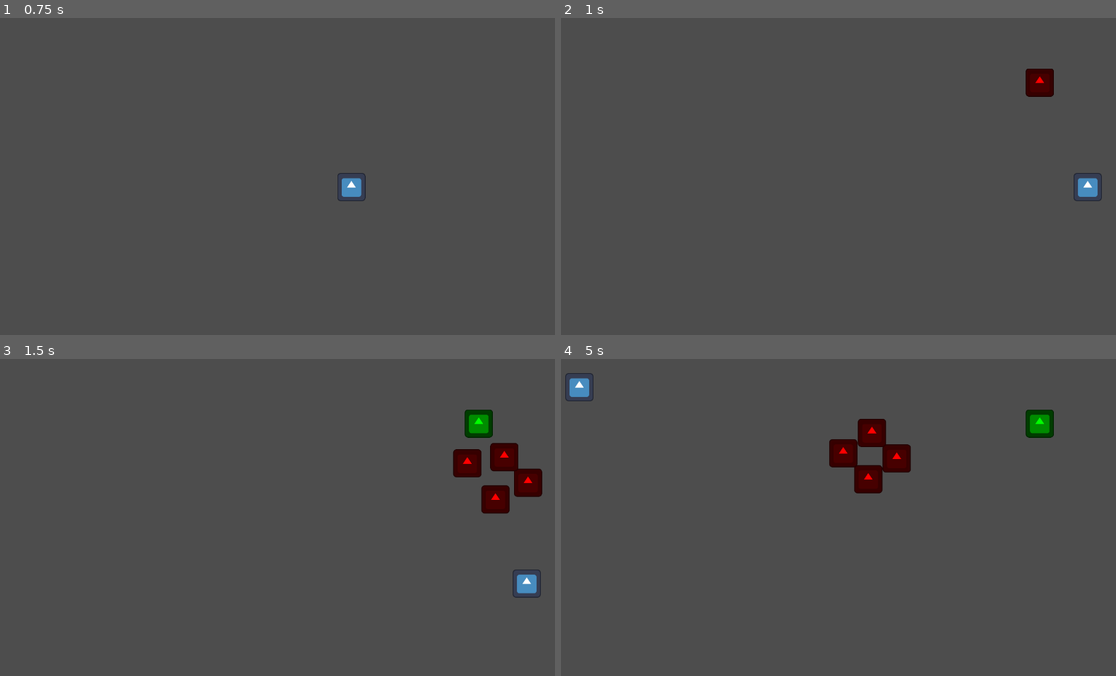
Above: before the commit, frames 1-4 (two rows, left to right).
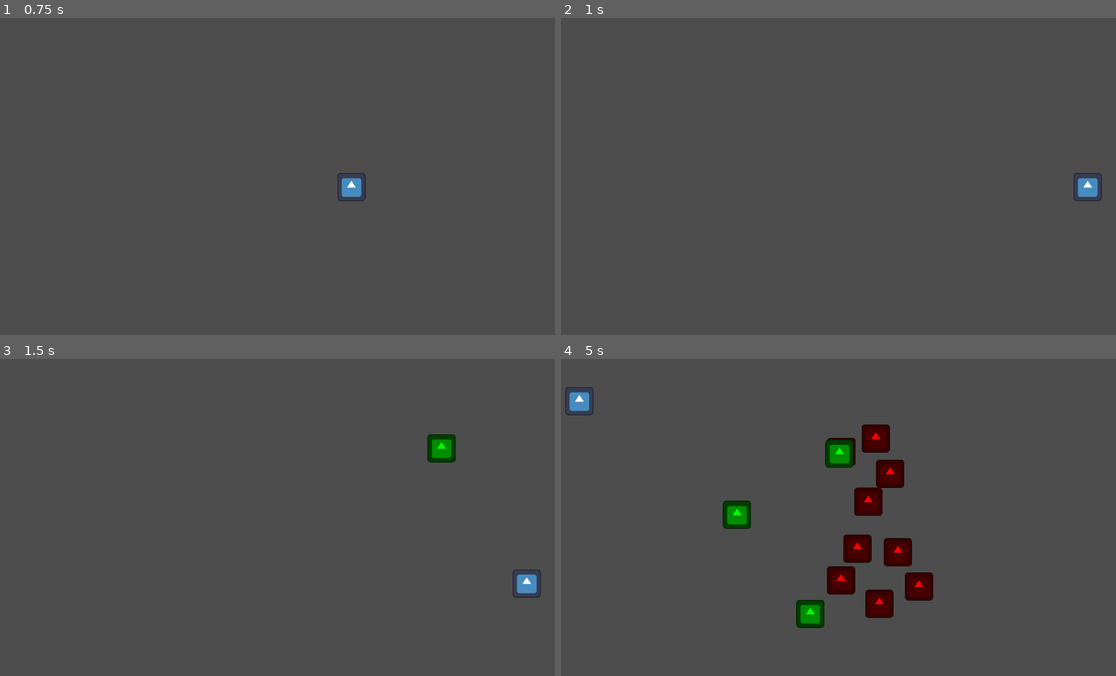
Above: after the commit, the same moments.

Repository: 0ctodice/GMTK-2026
Game: Godot game, scene res://Scene/world.tscn
Two runs of this game, one before a commit and one after it. Both use one fixed random seed, a clock stepped at 60 frames per second and the inputs below. The engine's default icon, where the game draws it, is replaced by a stand-in: a white triangle on a blue panel in a dark square.
Inputs:
- Up to frame 1 (0.75 s): tap Enter at 0.5 s; hold D (move_right) from 0.53 s (still down); tap Space (dash) at 0.6 s
- Up to frame 2 (1 s): keep holding D (move_right)
- Up to frame 3 (1.5 s): release D (move_right) at 1.28 s; hold S (move_down) from 1.28 s (still down); tap Space (dash) at 1.35 s
- Up to frame 4 (5 s): release S (move_down) at 2.03 s; hold D (move_right) 2.03-2.78 s; tap Space (dash) every 0.75 s from 2.1 to 4.35 s; hold W (move_up) 2.78-3.53 s; hold A (move_left) from 3.53 s (still down)

Frame 1 is identical in both runs. In frame 2, 0.4% of the frame differs, in the area x 79-89%, y 16-29%; in frame 3, 2.7%; in frame 4, 6.0%, in the area x 0-89%, y 4-85%.

Commit message:
working on the player death

Diff:
--- a/Scene/base_enemy.tscn
+++ b/Scene/base_enemy.tscn
@@ -23,4 +23,3 @@
 path_desired_distance = 16.0
 target_desired_distance = 16.0
 avoidance_enabled = true
-neighbor_distance = 20.0
--- a/Scene/game_manager.tscn
+++ b/Scene/level_manager.tscn
@@ -1,9 +1,9 @@
 [gd_scene format=3 uid="uid://copfvkcl5x44x"]
 
-[ext_resource type="Script" uid="uid://calldw2uy72js" path="res://Script/game_manager.gd" id="1_5n28g"]
+[ext_resource type="Script" uid="uid://calldw2uy72js" path="res://Script/level_manager.gd" id="1_5n28g"]
 [ext_resource type="PackedScene" uid="uid://q0ny5culue5d" path="res://Scene/spawn.tscn" id="2_ostif"]
 
-[node name="GameManager" type="Node2D" unique_id=1444721510]
+[node name="Levelanager" type="Node2D" unique_id=1444721510]
 script = ExtResource("1_5n28g")
 spawn_scene = ExtResource("2_ostif")
 
--- a/Scene/player.tscn
+++ b/Scene/player.tscn
@@ -2,6 +2,10 @@
 
 [ext_resource type="Texture2D" uid="uid://c62cs0p6r37b0" path="res://icon.svg" id="1_kelma"]
 [ext_resource type="Script" uid="uid://83mdlhkjhvm" path="res://Script/player_movement.gd" id="1_y8w33"]
+
+[sub_resource type="Curve" id="Curve_y8w33"]
+_data = [Vector2(0, 1), 0.0, 0.0, 0, 0, Vector2(1, 0), 0.0, 0.0, 0, 0]
+point_count = 2
 
 [sub_resource type="RectangleShape2D" id="RectangleShape2D_y8w33"]
 size = Vector2(16, 16)
@@ -14,6 +18,14 @@
 script = ExtResource("1_y8w33")
 SPEED = 250.0
 ACCELERATION = 10.0
+
+[node name="CPUParticles2D" type="CPUParticles2D" parent="." unique_id=1034996308]
+amount = 1
+lifetime = 0.25
+gravity = Vector2(0, 0)
+scale_amount_min = 5.0
+scale_amount_max = 5.0
+scale_amount_curve = SubResource("Curve_y8w33")
 
 [node name="Sprite2D" type="Sprite2D" parent="." unique_id=1241029480]
 scale = Vector2(0.12499999, 0.12499999)
@@ -34,7 +46,5 @@
 [node name="CollisionShape2D" type="CollisionShape2D" parent="HurtBox" unique_id=1562252644]
 shape = SubResource("RectangleShape2D_eae6q")
 
-[node name="Timer" type="Timer" parent="HurtBox" unique_id=1286606278]
-wait_time = 0.5
-
 [connection signal="body_entered" from="HurtBox" to="." method="_on_hurt_box_body_entered"]
+[connection signal="body_entered" from="HurtBox" to="HurtBox" method="_on_body_entered"]
--- a/Scene/world.tscn
+++ b/Scene/world.tscn
@@ -1,12 +1,12 @@
 [gd_scene format=3 uid="uid://ci3smpy3bgtyl"]
 
-[ext_resource type="PackedScene" uid="uid://copfvkcl5x44x" path="res://Scene/game_manager.tscn" id="1_dlwip"]
+[ext_resource type="PackedScene" uid="uid://copfvkcl5x44x" path="res://Scene/level_manager.tscn" id="1_dlwip"]
 [ext_resource type="PackedScene" uid="uid://dgil5o3d8ni15" path="res://Scene/player.tscn" id="1_emx41"]
 
 [sub_resource type="NavigationPolygon" id="NavigationPolygon_emx41"]
-vertices = PackedVector2Array(310, 174, 10, 174, 10, 10, 310, 10)
+vertices = PackedVector2Array(294, 158, 26, 158, 26, 26, 294, 26)
 polygons = Array[PackedInt32Array]([PackedInt32Array(0, 1, 2, 3)])
-outlines = Array[PackedVector2Array]([PackedVector2Array(0, 0, 320, 0, 320, 184, 0, 184)])
+outlines = Array[PackedVector2Array]([PackedVector2Array(16, 16, 304, 16, 304, 168, 16, 168)])
 
 [node name="World" type="Node2D" unique_id=631941428]
 
@@ -22,3 +22,6 @@
 
 [node name="Player" parent="." unique_id=370329021 instance=ExtResource("1_emx41")]
 position = Vector2(144, 96)
+
+[node name="Camera2D" type="Camera2D" parent="." unique_id=1646712817]
+offset = Vector2(160, 90)
--- a/Script/base_enemy.gd
+++ b/Script/base_enemy.gd
@@ -8,13 +8,16 @@
 var player: Player
 var last_direction: Vector2 = Vector2.ZERO
 var movement_delta: float
+var can_move: bool = true
+
 # Called when the node enters the scene tree for the first time.
 func _ready():
 	player = get_tree().get_first_node_in_group("Player")
 	nav_agent.velocity_computed.connect(_on_velocity_computed)
+	EventBus.player_died.connect(func(): can_move = false)
 
 # Called every frame. 'delta' is the elapsed time since the previous frame.
-func _physics_process(delta):
+func _process(delta):
 	# Do not query when the map has never synchronized and is empty.
 	if NavigationServer2D.map_get_iteration_id(nav_agent.get_navigation_map()) == 0:
 		return
@@ -35,4 +38,5 @@
 func get_last_direction(): return last_direction
 
 func _on_velocity_computed(safe_velocity: Vector2):
-	global_position = global_position.move_toward(global_position + safe_velocity, movement_delta)
+	if can_move:
+		move_and_collide(safe_velocity.normalized() * movement_delta)
--- /dev/null
+++ b/Script/event_bus.gd
@@ -0,0 +1,3 @@
+extends Node
+
+signal player_died
--- a/Script/game_manager.gd
+++ /dev/null
@@ -1,34 +0,0 @@
-extends Node2D
-
-@export var spawn_scene: PackedScene
-@export var enemy_sprite_size: Vector2 = Vector2.ONE * 16
-@onready var spawn_timer: Timer = $SpawnTimer
-
-var rng: RandomNumberGenerator
-var screen_size: Vector2
-
-var max_spawners_number: int
-var total_spawners: int = 0
-
-# Called when the node enters the scene tree for the first time.
-func _ready():
-	rng = RandomNumberGenerator.new()
-	screen_size = get_viewport().get_visible_rect().size
-	spawn_timer.timeout.connect(_create_spawners)
-	max_spawners_number = rng.randi_range(5, 12)
-
-func _create_spawners():
-	spawn_timer.stop()
-	var spawner_number: int = rng.randi_range(1, 3)
-
-	for i in range(spawner_number):
-		var rand_x = rng.randf_range(enemy_sprite_size.x, screen_size.x - enemy_sprite_size.x)
-		var rand_y = rng.randf_range(enemy_sprite_size.y, screen_size.y - enemy_sprite_size.y)
-
-		var spawn_instance = spawn_scene.instantiate()
-		spawn_instance.global_position = Vector2(rand_x, rand_y)
-		add_child(spawn_instance)
-
-	total_spawners += spawner_number
-	if total_spawners < max_spawners_number:
-		spawn_timer.start(rng.randf_range(1, 5))
--- /dev/null
+++ b/Script/level_manager.gd
@@ -0,0 +1,38 @@
+extends Node2D
+
+@export var spawn_scene: PackedScene
+@export var enemy_sprite_size: Vector2 = Vector2.ONE * 16
+@onready var spawn_timer: Timer = $SpawnTimer
+
+var rng: RandomNumberGenerator
+var screen_size: Vector2
+
+var max_spawners_number: int
+var total_spawners: int = 0
+
+var can_spawn: bool = true
+
+# Called when the node enters the scene tree for the first time.
+func _ready():
+	rng = RandomNumberGenerator.new()
+	screen_size = get_viewport().get_visible_rect().size
+	spawn_timer.timeout.connect(_create_spawners)
+	max_spawners_number = rng.randi_range(5, 12)
+	EventBus.player_died.connect(func(): can_spawn = false)
+
+func _create_spawners():
+	spawn_timer.stop()
+	if can_spawn:
+		var spawner_number: int = rng.randi_range(1, 3)
+
+		for i in range(spawner_number):
+			var rand_x = rng.randf_range(enemy_sprite_size.x, screen_size.x - enemy_sprite_size.x)
+			var rand_y = rng.randf_range(enemy_sprite_size.y, screen_size.y - enemy_sprite_size.y)
+
+			var spawn_instance = spawn_scene.instantiate()
+			spawn_instance.global_position = Vector2(rand_x, rand_y)
+			add_child(spawn_instance)
+
+		total_spawners += spawner_number
+		if total_spawners < max_spawners_number:
+			spawn_timer.start(rng.randf_range(1, 5))
--- a/Script/player_movement.gd
+++ b/Script/player_movement.gd
@@ -9,11 +9,17 @@
 @onready var dash_cooldown: Timer = $DashCooldown
 @onready var dashing_time: Timer = $DashingTime
 @onready var hurt_box_collision_shape: CollisionShape2D = $HurtBox/CollisionShape2D
-@onready var hurt_box_timer: Timer = $HurtBox/Timer
+@onready var visual: Sprite2D = $Sprite2D
 
 var dashing: bool = false
 var can_dash: bool = true
 var last_direction: Vector2 = Vector2.ZERO
+
+var tween: Tween
+var can_move: bool = true
+
+const MAX_HEALTH: int = 3
+var current_health: int = MAX_HEALTH
 
 func _ready():
 	dashing_time.timeout.connect(func():
@@ -24,10 +30,14 @@
 	)
 
 	dash_cooldown.timeout.connect(func(): can_dash = true)
-	hurt_box_timer.timeout.connect(func(): hurt_box_collision_shape.disabled = false)
+	EventBus.player_died.connect(func(): can_move = false)
 
 
 func _physics_process(delta):
+	print(current_health)
+	if not can_move:
+		return
+
 	if not dashing:
 		last_direction = Input.get_vector("move_left", "move_right", "move_up", "move_down").normalized()
 		velocity = lerp(velocity, last_direction * SPEED, delta * (FRICTION if last_direction == Vector2.ZERO else ACCELERATION))
@@ -37,7 +47,7 @@
 	move_and_slide()
 
 func _input(_event):
-	if can_dash and Input.is_action_just_pressed("dash"):
+	if can_move and can_dash and Input.is_action_just_pressed("dash"):
 		dashing = true
 		can_dash = false
 		hurt_box_collision_shape.disabled = true
@@ -45,6 +55,21 @@
 
 func _on_hurt_box_body_entered(body: Node2D):
 	var enemy_direction = (body as Enemy).get_last_direction()
-	hurt_box_collision_shape.set_deferred("disabled", true)
-	hurt_box_timer.start()
-	velocity = (velocity + enemy_direction).normalized() * DASH_FACTOR * SPEED
+	var handle_damage = func(): take_damage(enemy_direction)
+	handle_damage.call_deferred()
+
+func take_damage(bounce_direction: Vector2):
+	hurt_box_collision_shape.disabled = true
+	velocity = bounce_direction * SPEED * DASH_FACTOR / 2
+	current_health -= 1
+	if current_health == 0:
+		EventBus.player_died.emit()
+	else:
+		if tween:
+			tween.kill()
+
+		tween = create_tween()
+		tween.tween_property(visual, "visible", false, 0.1)
+		tween.chain().tween_property(visual, "visible", true, 0.1)
+		tween.set_loops(5)
+		tween.finished.connect(func(): hurt_box_collision_shape.disabled = false)
--- a/Script/spawn.gd
+++ b/Script/spawn.gd
@@ -1,22 +1,41 @@
 extends Node2D
 
 @export var enemy_scene: PackedScene
+
+@onready var sprite: Sprite2D = $Sprite2D
+
 var rng: RandomNumberGenerator
+var tween: Tween
+
+var can_spawn: bool = true
 
 # Called when the node enters the scene tree for the first time.
 func _ready():
 	rng = RandomNumberGenerator.new()
-	_spawn_enemies()
+	var initial_scale = sprite.scale
+	sprite.scale = Vector2.ZERO
+	tween = create_tween()
 
+	tween.tween_property(sprite, "scale", initial_scale, 0.5)
+	tween.tween_property(sprite, "scale", initial_scale, 0.5)
 
-# Called every frame. 'delta' is the elapsed time since the previous frame.
-func _process(delta):
-	pass
+	tween.finished.connect(_spawn_enemies)
+	EventBus.player_died.connect(func(): can_spawn = false)
 
 func _spawn_enemies():
 	var spawn_number: int = rng.randi_range(1, 5)
 
-	for i in range(spawn_number):
-		var enemy_instance = enemy_scene.instantiate()
-		enemy_instance.global_position = global_position
-		get_parent().add_child(enemy_instance)
+	if can_spawn:
+		for i in range(spawn_number):
+			var enemy_instance = enemy_scene.instantiate()
+			enemy_instance.global_position = global_position
+			get_parent().add_child(enemy_instance)
+
+	if tween:
+		tween.kill()
+
+	tween = create_tween()
+
+	tween.tween_property(sprite, "scale", Vector2.ZERO, 0.5)
+
+	tween.finished.connect(queue_free)
--- a/project.godot
+++ b/project.godot
@@ -14,6 +14,10 @@
 run/main_scene="uid://ci3smpy3bgtyl"
 config/features=PackedStringArray("4.7", "GL Compatibility")
 config/icon="res://icon.svg"
+
+[autoload]
+
+EventBus="*uid://5mjthvwc7ai7"
 
 [display]
 
Not shown, added: Script/event_bus.gd.uid
Renamed: Script/game_manager.gd.uid -> Script/level_manager.gd.uid
Not shown, changed: todo.txt
